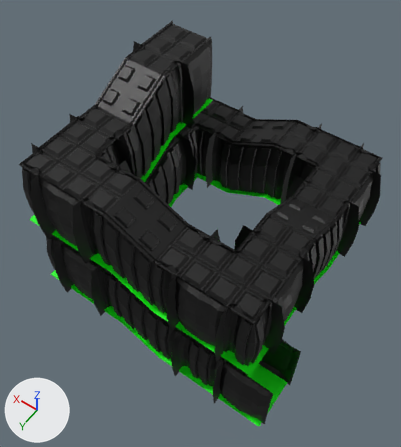
Renders of the glTF model Models/Mountains_2/Remnant_Base/corridor_c.glb from each side of a commit.
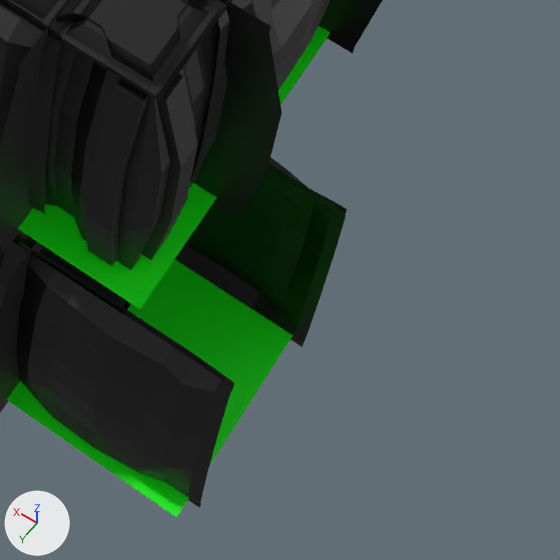
Old and new are each drawn whole from a 50 mm lens placed at (6.68, 35.5, 22.37), pointed at (15.0, 23.86, 4.07) and again close up on the part from 54% to 88% of the width and 67% to 98% of the height. The lights are fixed; the arrows at lower left show +X, +Y and +Z. The older version's two pictures come first. Objects named as collision shapes, trigger or cutter boxes, shadow casters or lower levels of detail are left out. Where no turn or scale is listed for an object, it has been applied to the vertices. Vertices at exactly the same position are counted once.

Objects in the first close-up: 'Corridor_C_Ceiling', 'Corridor_C_Floor', 'Corridor_C_Stone_Wall', 'Corridor_C_Wall_Panels'.
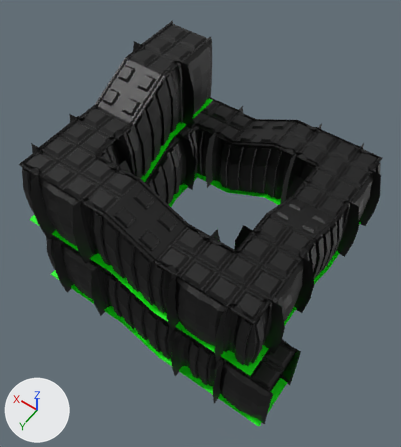
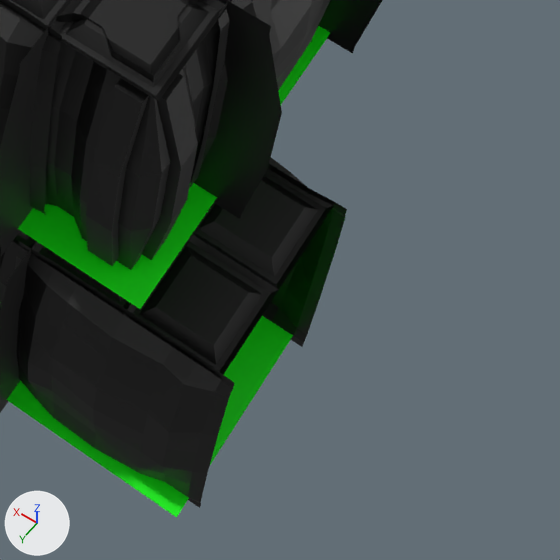
Pixel boxes (x1, y1, x2, y2) of what changed, in the close-ups (560 x 560 px):
'Corridor_C_Ceiling', reshaped
    before: (0, 0, 232, 314)
    after: (0, 0, 333, 378)
part 1 of me_plane_196, added
    after: (124, 169, 333, 378)

The edits, one by one:
me_plane_196 is used by ob_corridor_c_ceiling; location (14.0, 27.0, 3.0).
me_plane_196 had 1230 vertices, 2356 faces and spanned x -4.0..6.0, y -9.0..1.0, z 0.0..6.1.
me_plane_196 now has 1257 vertices, 2408 faces and spans x -5.0..6.0, y -9.0..1.0, z 0.0..6.1.
Part 1, on me_plane_196:
27 vertices are added at x -5.0..-4.05, y -1.0..1.0, z 0.0..0.1.
52 new faces join them.
